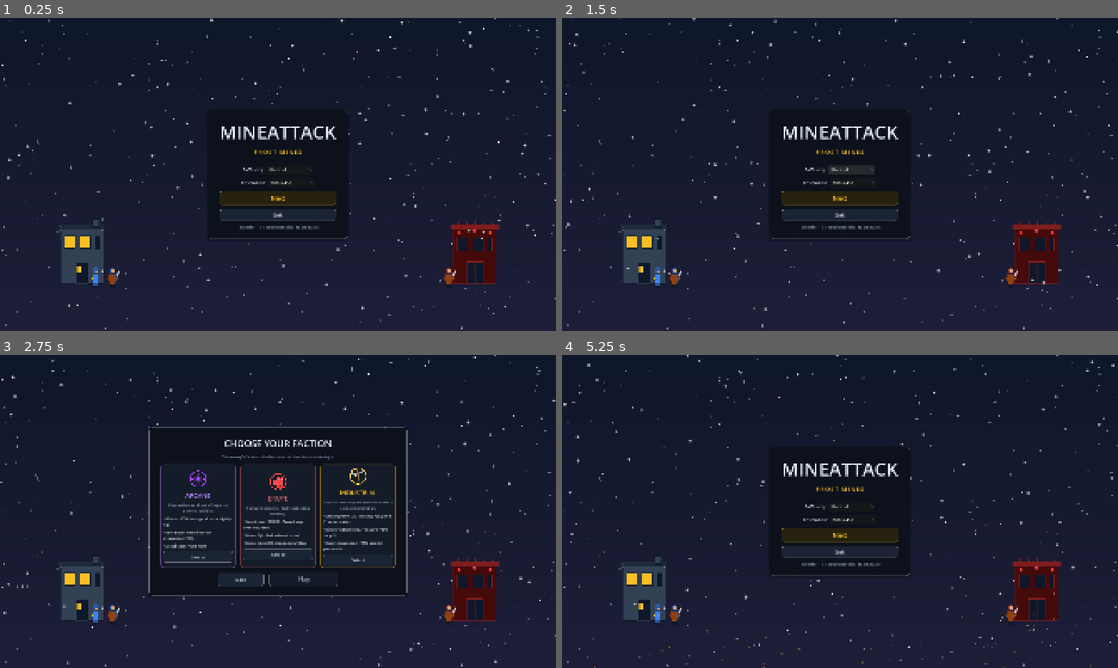
Above: before the commit, frames 1-4 (two rows, left to right).
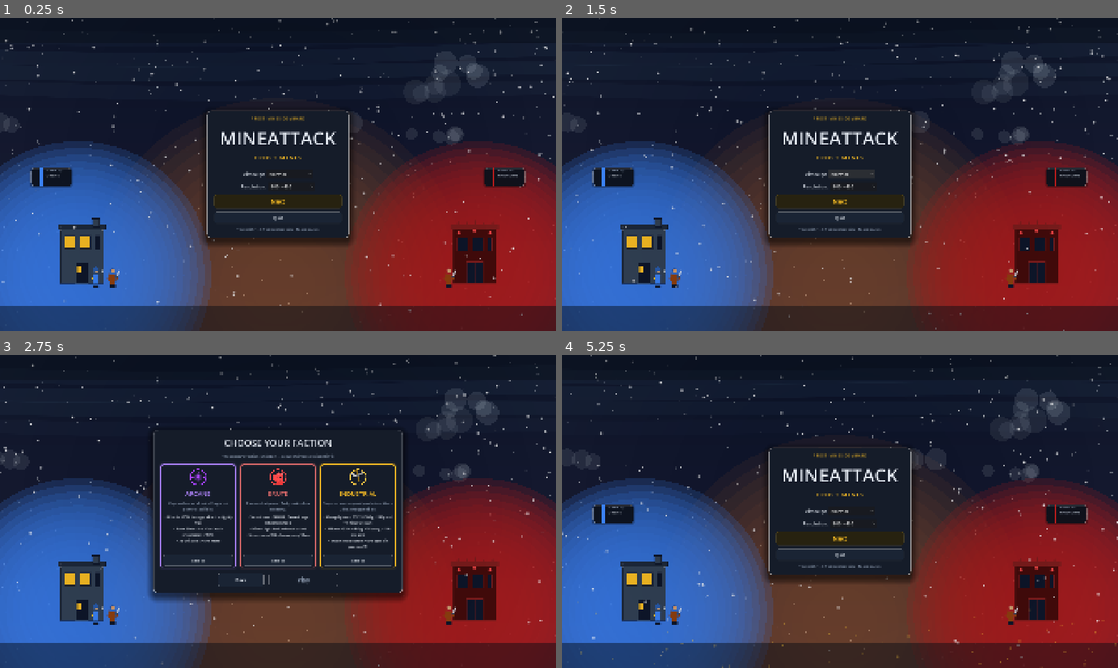
Above: after the commit, the same moments.

Repository: SZaidi00/mine-attack
Game: Godot game, scene res://scenes/ui/main_menu.tscn
The game is run twice, just before and just after one commit, with the same random seed, the same clock (stepped at 60 frames per second) and the same inputs.
Inputs:
- Up to frame 1 (0.25 s): no input
- Up to frame 2 (1.5 s): click "Normal" at 0.5 s; click "Normal" at 1.25 s
- Up to frame 3 (2.75 s): click "Next" at 2 s
- Up to frame 4 (5.25 s): click "Select" at 2.75 s; click "Select" at 3.5 s; click "Select" at 4.25 s; click "Back" at 5 s

The runs differ from the first frame. In frame 1, 50% of the frame differs, in the area x 0-100%, y 0-100%; in frame 2, 50%; in frame 3, 45%; in frame 4, 50%.

Commit message:
update phase 4

Diff:
--- a/scripts/ui/main_menu.gd
+++ b/scripts/ui/main_menu.gd
@@ -1,8 +1,9 @@
 extends Control
 
-## Main menu: night-sky backdrop with falling snow, both bases on the ground
-## strip, and a centered card with title, difficulty / resolution selects,
-## Play / Quit. Revamp Phase 2: shares the frosted-steel token system with HUD.
+## Main menu: command-console card over an enriched frozen-battlefield backdrop.
+## Revamp Phase 4 adds drifting cloud banks, aurora shimmer, distant base glows,
+## volcanic warmth, vignette, and frosted-steel card treatment while preserving
+## the existing title → difficulty → faction → Play flow.
 
 const UIThemeTokens = preload("res://scripts/ui/ui_theme_tokens.gd")
 
@@ -15,14 +16,16 @@
 const _SWORDSMAN_ENEMY: Texture2D = preload("res://frost_mines_assets/units/swordsman_enemy.png")
 
 var _difficulty_option: OptionButton
-# Revamp Phase 2: two-step menu — the main card leads into faction select.
+# Phase 4: two-step menu — the main card leads into faction select.
 var _main_center: CenterContainer
 var _faction_center: CenterContainer
 var _selected_faction_id: String = ""
 var _faction_cards: Dictionary = {}  # faction_id -> PanelContainer
 var _play_button: Button
-# Revamp Phase 7: faction-themed background particles on the select screen
-# (purple sparks / red embers / yellow steam), tinted on selection.
+# Phase 4: command-console side status modules flanking the main card.
+var _left_status: PanelContainer
+var _right_status: PanelContainer
+# Phase 7 (retained): faction-themed background particles on the select screen.
 var _faction_particles: CPUParticles2D
 const _FACTION_PARTICLE_COLORS: Dictionary = {
 	"arcane": Color(0.77, 0.52, 0.99, 0.55),  # purple sparks
@@ -30,15 +33,59 @@
 	"industrial": Color(0.98, 0.79, 0.21, 0.45),  # yellow steam
 }
 
+# Phase 4: animated background state.
+var _atmosphere_time: float = 0.0
+var _cloud_layer: Control
+var _aurora_layer: Control
+var _clouds: Array = []
+
 
 func _ready() -> void:
 	set_anchors_preset(Control.PRESET_FULL_RECT)
+	resized.connect(_on_resized)
 	_build_background()
 	_build_card()
+	_build_side_status()
 	_build_faction_select()
 
 
+func _on_resized() -> void:
+	for child in get_children():
+		if child is TextureRect and child.has_meta("anchor_fraction"):
+			_reposition_sprite(child)
+		elif child is CPUParticles2D and child.name == "MenuSnow":
+			_reposition_snow(child)
+	_reposition_side_status()
+	if is_instance_valid(_faction_particles):
+		_reposition_faction_particles()
+
+
+func _process(delta: float) -> void:
+	_atmosphere_time += delta
+	if is_instance_valid(_cloud_layer):
+		_cloud_layer.queue_redraw()
+	if is_instance_valid(_aurora_layer):
+		_aurora_layer.queue_redraw()
+
+
+# ─── Background layers ───
+
 func _build_background() -> void:
+	# Suggested layer order from the Phase 4 guide:
+	# night sky → volcanic warmth → cloud bank → aurora → base glows →
+	# ground strip → sprites → falling snow → vignette.
+	_add_sky()
+	_add_volcanic_warmth()
+	_add_cloud_bank()
+	_add_aurora()
+	_add_base_glows()
+	_add_ground()
+	_add_sprites()
+	_add_snow()
+	_add_vignette()
+
+
+func _add_sky() -> void:
 	var sky := TextureRect.new()
 	sky.texture = _SKY
 	sky.set_anchors_preset(Control.PRESET_FULL_RECT)
@@ -47,6 +94,8 @@
 	sky.mouse_filter = Control.MOUSE_FILTER_IGNORE
 	add_child(sky)
 
+
+func _add_ground() -> void:
 	var ground := TextureRect.new()
 	ground.texture = _GROUND
 	ground.set_anchors_preset(Control.PRESET_BOTTOM_WIDE)
@@ -56,14 +105,14 @@
 	ground.mouse_filter = Control.MOUSE_FILTER_IGNORE
 	add_child(ground)
 
+
+func _add_sprites() -> void:
 	# Both bases face off on the ground strip: player left, enemy right.
 	_add_sprite(_BUILDING_PLAYER, Vector2(0.10, 1.0), Vector2(180, 240), Vector2(0, -150 - 240))
 	_add_sprite(_MINER_PLAYER, Vector2(0.16, 1.0), Vector2(48, 72), Vector2(0, -150 - 72))
 	_add_sprite(_SWORDSMAN_PLAYER, Vector2(0.19, 1.0), Vector2(48, 72), Vector2(0, -150 - 72))
 	_add_sprite(_BUILDING_ENEMY, Vector2(0.90, 1.0), Vector2(180, 240), Vector2(-180, -150 - 240))
 	_add_sprite(_SWORDSMAN_ENEMY, Vector2(0.82, 1.0), Vector2(48, 72), Vector2(-48, -150 - 72))
-
-	_add_snow()
 
 
 ## Decorative sprite anchored at a relative screen position (fraction of the
@@ -77,8 +126,6 @@
 	rect.size = sprite_size
 	rect.mouse_filter = Control.MOUSE_FILTER_IGNORE
 	add_child(rect)
-	# Position after the parent has a real size (deferred one frame so layout
-	# has run); anchored relative so window resizes keep the composition.
 	rect.set_meta("anchor_fraction", anchor_fraction)
 	rect.set_meta("pixel_offset", offset)
 	_reposition_sprite.call_deferred(rect)
@@ -92,23 +139,169 @@
 	rect.position = size * anchor_fraction + offset
 
 
+func _add_volcanic_warmth() -> void:
+	var warmth := Control.new()
+	warmth.set_anchors_preset(Control.PRESET_FULL_RECT)
+	warmth.mouse_filter = Control.MOUSE_FILTER_IGNORE
+	warmth.draw.connect(_draw_volcanic_warmth.bind(warmth))
+	add_child(warmth)
+
+
+func _draw_volcanic_warmth(ctrl: Control) -> void:
+	var size: Vector2 = ctrl.size
+	var center := Vector2(size.x * 0.5, size.y * 0.86)
+	var radius := size.x * 0.34
+	var steps := 16
+	for i in range(steps):
+		var t: float = i / float(steps)
+		var r: float = radius * (1.0 - t * 0.92)
+		var alpha: float = 0.055 * (1.0 - t)
+		ctrl.draw_circle(center, r, Color(1.0, 0.52, 0.16, alpha))
+
+
+func _add_cloud_bank() -> void:
+	_cloud_layer = Control.new()
+	_cloud_layer.set_anchors_preset(Control.PRESET_FULL_RECT)
+	_cloud_layer.mouse_filter = Control.MOUSE_FILTER_IGNORE
+	_cloud_layer.draw.connect(_draw_cloud_bank)
+	add_child(_cloud_layer)
+	# Pre-seed cloud blobs so _draw stays deterministic and cheap.
+	_clouds.clear()
+	for i in range(6):
+		var blobs: Array = []
+		for j in range(5):
+			blobs.append({
+				"ox": (randf() - 0.5) * 0.85,
+				"oy": (randf() - 0.5) * 0.75,
+				"r": 0.38 + randf() * 0.32,
+			})
+		_clouds.append({
+			"x": randf(),
+			"y": 0.12 + randf() * 0.34,
+			"w": 0.16 + randf() * 0.24,
+			"h": 0.05 + randf() * 0.09,
+			"speed": 0.004 + randf() * 0.005,
+			"alpha": 0.06 + randf() * 0.07,
+			"blobs": blobs,
+		})
+
+
+func _draw_cloud_bank() -> void:
+	if not is_instance_valid(_cloud_layer):
+		return
+	var size: Vector2 = _cloud_layer.size
+	for cloud in _clouds:
+		var t: float = _atmosphere_time * cloud.speed
+		var x: float = fposmod(cloud.x + t, 1.0 + cloud.w) - cloud.w * 0.5
+		var center := Vector2(size.x * x, size.y * cloud.y)
+		var rx: float = size.x * cloud.w * 0.5
+		var ry: float = size.y * cloud.h * 0.5
+		var color := Color(0.89, 0.94, 0.97, cloud.alpha)
+		for blob in cloud.blobs:
+			var pos := center + Vector2(blob.ox * rx, blob.oy * ry)
+			var r: float = min(rx, ry) * blob.r
+			_cloud_layer.draw_circle(pos, r, color)
+
+
+func _add_aurora() -> void:
+	_aurora_layer = Control.new()
+	_aurora_layer.set_anchors_preset(Control.PRESET_FULL_RECT)
+	_aurora_layer.mouse_filter = Control.MOUSE_FILTER_IGNORE
+	_aurora_layer.draw.connect(_draw_aurora)
+	add_child(_aurora_layer)
+
+
+func _draw_aurora() -> void:
+	if not is_instance_valid(_aurora_layer):
+		return
+	var size: Vector2 = _aurora_layer.size
+	var bands := 4
+	for i in range(bands):
+		var base_y: float = size.y * (0.06 + i * 0.055)
+		var sway: float = sin(_atmosphere_time * 0.35 + i * 1.4) * size.y * 0.012
+		var alpha: float = 0.025 + 0.02 * sin(_atmosphere_time * 0.18 + i * 0.9)
+		var color := Color(0.52, 0.78, 0.98, alpha)
+		var points := PackedVector2Array()
+		for p in range(21):
+			var px: float = size.x * (p / 20.0)
+			var py: float = base_y + sway * sin(px / size.x * 2.8 + i)
+			py += sin(px / size.x * 4.5 + _atmosphere_time * 0.25) * size.y * 0.008
+			points.append(Vector2(px, py))
+		_aurora_layer.draw_polyline(points, color, size.y * 0.045, true)
+
+
+func _add_base_glows() -> void:
+	var glow := Control.new()
+	glow.set_anchors_preset(Control.PRESET_FULL_RECT)
+	glow.mouse_filter = Control.MOUSE_FILTER_IGNORE
+	glow.draw.connect(_draw_base_glows.bind(glow))
+	add_child(glow)
+
+
+func _draw_base_glows(ctrl: Control) -> void:
+	var size: Vector2 = ctrl.size
+	_draw_radial_glow(ctrl, Vector2(size.x * 0.14, size.y * 0.82), UIThemeTokens.COLOR_PLAYER, size.x * 0.24, 0.20)
+	_draw_radial_glow(ctrl, Vector2(size.x * 0.86, size.y * 0.82), UIThemeTokens.COLOR_ENEMY, size.x * 0.24, 0.20)
+
+
+func _draw_radial_glow(ctrl: Control, center: Vector2, color: Color, radius: float, max_alpha: float) -> void:
+	var steps := 18
+	for i in range(steps):
+		var t: float = i / float(steps)
+		var r: float = radius * (1.0 - t * 0.92)
+		var alpha: float = max_alpha * (1.0 - t)
+		ctrl.draw_circle(center, r, Color(color.r, color.g, color.b, alpha))
+
+
+func _add_vignette() -> void:
+	var vignette := Control.new()
+	vignette.set_anchors_preset(Control.PRESET_FULL_RECT)
+	vignette.mouse_filter = Control.MOUSE_FILTER_IGNORE
+	vignette.draw.connect(_draw_vignette.bind(vignette))
+	add_child(vignette)
+
+
+func _draw_vignette(ctrl: Control) -> void:
+	var size: Vector2 = ctrl.size
+	var center := size * 0.5
+	var max_d := size.length() * 0.5
+	var steps := 22
+	for i in range(steps):
+		var t: float = i / float(steps)
+		var r: float = max_d * (0.28 + t * 0.72)
+		var alpha: float = 0.012 * t
+		ctrl.draw_circle(center, r, Color(0.03, 0.05, 0.08, alpha))
+	# Top/bottom edge darkening to keep the menu card as the focus.
+	ctrl.draw_rect(Rect2(0, 0, size.x, size.y * 0.08), Color(0.03, 0.05, 0.08, 0.36), true)
+	ctrl.draw_rect(Rect2(0, size.y * 0.92, size.x, size.y * 0.08), Color(0.03, 0.05, 0.08, 0.48), true)
+
+
 func _add_snow() -> void:
 	var snow := CPUParticles2D.new()
-	snow.amount = 200
-	snow.lifetime = 10.0
-	snow.preprocess = 10.0  # Screen is already dusted when the menu appears.
+	snow.name = "MenuSnow"
+	snow.amount = 220
+	snow.lifetime = 9.0
+	snow.preprocess = 9.0  # Screen is already dusted when the menu appears.
 	snow.emission_shape = CPUParticles2D.EMISSION_SHAPE_RECTANGLE
-	snow.emission_rect_extents = Vector2(1400, 8)
+	snow.emission_rect_extents = Vector2(960, 8)
 	snow.direction = Vector2(0, 1)
-	snow.spread = 10.0
-	snow.initial_velocity_min = 35.0
-	snow.initial_velocity_max = 80.0
+	snow.spread = 12.0
+	snow.initial_velocity_min = 40.0
+	snow.initial_velocity_max = 90.0
 	snow.gravity = Vector2(0, 10)
-	snow.scale_amount_min = 0.8
-	snow.scale_amount_max = 2.2
+	snow.scale_amount_min = 0.7
+	snow.scale_amount_max = 2.0
 	snow.texture = _make_soft_dot_texture()
-	snow.position = Vector2(1280, -10)
+	snow.position = Vector2(960, -12)
 	add_child(snow)
+	_reposition_snow.call_deferred(snow)
+
+
+func _reposition_snow(snow: CPUParticles2D) -> void:
+	if not is_instance_valid(snow):
+		return
+	snow.position = Vector2(size.x * 0.5, -12)
+	snow.emission_rect_extents = Vector2(size.x * 0.55, 8)
 
 
 func _make_soft_dot_texture() -> ImageTexture:
@@ -122,6 +315,8 @@
 	return ImageTexture.create_from_image(img)
 
 
+# ─── Main command card ───
+
 func _build_card() -> void:
 	var center := CenterContainer.new()
 	center.set_anchors_preset(Control.PRESET_FULL_RECT)
@@ -130,19 +325,22 @@
 	_main_center = center
 
 	var card := PanelContainer.new()
-	card.custom_minimum_size = Vector2(460, 0)
-	var card_style := UIThemeTokens.make_panel_style()
-	card_style.content_margin_left = 40
-	card_style.content_margin_top = 32
-	card_style.content_margin_right = 40
-	card_style.content_margin_bottom = 32
+	card.custom_minimum_size = Vector2(490, 0)
+	var card_style := UIThemeTokens.make_metal_card_style()
 	card.add_theme_stylebox_override("panel", card_style)
 	center.add_child(card)
 
 	var vbox := VBoxContainer.new()
-	vbox.add_theme_constant_override("separation", 14)
+	vbox.add_theme_constant_override("separation", 12)
 	vbox.alignment = BoxContainer.ALIGNMENT_CENTER
 	card.add_child(vbox)
+
+	var header := Label.new()
+	header.text = "F R O S T   M I N E S   C O M M A N D"
+	header.horizontal_alignment = HORIZONTAL_ALIGNMENT_CENTER
+	header.add_theme_font_size_override("font_size", 11)
+	header.add_theme_color_override("font_color", UIThemeTokens.COLOR_TEXT_GOLD)
+	vbox.add_child(header)
 
 	var title := Label.new()
 	title.text = "MINEATTACK"
@@ -222,8 +420,62 @@
 	parent.add_child(btn)
 
 
-## Step 2 (Revamp Phase 2): three faction cards. The choice is hidden from
-## the opponent — the AI's faction is a secret random pick made on Play.
+# ─── Side status modules ───
+
+func _build_side_status() -> void:
+	_left_status = _make_status_panel("PLAYER HQ", "ONLINE", UIThemeTokens.COLOR_PLAYER)
+	_right_status = _make_status_panel("ENEMY HQ", "UNKNOWN", UIThemeTokens.COLOR_ENEMY)
+	add_child(_left_status)
+	add_child(_right_status)
+	_reposition_side_status.call_deferred()
+
+
+func _make_status_panel(label: String, status: String, color: Color) -> PanelContainer:
+	var panel := PanelContainer.new()
+	panel.custom_minimum_size = Vector2(142, 62)
+	panel.add_theme_stylebox_override("panel", UIThemeTokens.make_panel_style())
+	panel.mouse_filter = Control.MOUSE_FILTER_PASS
+
+	var hbox := HBoxContainer.new()
+	hbox.add_theme_constant_override("separation", 10)
+	hbox.alignment = BoxContainer.ALIGNMENT_CENTER
+	panel.add_child(hbox)
+
+	var light := ColorRect.new()
+	light.custom_minimum_size = Vector2(10, 10)
+	light.color = color
+	hbox.add_child(light)
+
+	var vbox := VBoxContainer.new()
+	vbox.add_theme_constant_override("separation", 2)
+	hbox.add_child(vbox)
+
+	var top := Label.new()
+	top.text = label
+	top.add_theme_font_size_override("font_size", 10)
+	top.add_theme_color_override("font_color", UIThemeTokens.COLOR_TEXT_DIM)
+	vbox.add_child(top)
+
+	var bot := Label.new()
+	bot.text = status
+	bot.add_theme_font_size_override("font_size", 12)
+	bot.add_theme_color_override("font_color", UIThemeTokens.COLOR_TEXT_PRIMARY)
+	bot.add_theme_color_override("font_outline_color", Color("#0b1120"))
+	bot.add_theme_constant_override("outline_size", 4)
+	vbox.add_child(bot)
+	return panel
+
+
+func _reposition_side_status() -> void:
+	if not is_instance_valid(_left_status) or not is_instance_valid(_right_status):
+		return
+	var y: float = size.y * 0.48
+	_left_status.position = Vector2(size.x * 0.055, y)
+	_right_status.position = Vector2(size.x * 0.945 - _right_status.size.x, y)
+
+
+# ─── Faction select ───
+
 func _build_faction_select() -> void:
 	var center := CenterContainer.new()
 	center.set_anchors_preset(Control.PRESET_FULL_RECT)
@@ -233,11 +485,7 @@
 	_faction_center = center
 
 	var card := PanelContainer.new()
-	var card_style := UIThemeTokens.make_panel_style()
-	card_style.content_margin_left = 40
-	card_style.content_margin_top = 32
-	card_style.content_margin_right = 40
-	card_style.content_margin_bottom = 32
+	var card_style := UIThemeTokens.make_metal_card_style()
 	card.add_theme_stylebox_override("panel", card_style)
 	center.add_child(card)
 
@@ -304,7 +552,7 @@
 
 func _build_faction_card(faction: FactionData) -> PanelContainer:
 	var panel := PanelContainer.new()
-	panel.custom_minimum_size = Vector2(260, 320)
+	panel.custom_minimum_size = Vector2(260, 340)
 	panel.add_theme_stylebox_override("panel", UIThemeTokens.make_faction_card_style(faction.menu_color, false))
 	_faction_cards[faction.faction_id] = panel
 
@@ -338,14 +586,25 @@
 	desc.mouse_filter = Control.MOUSE_FILTER_IGNORE
 	vbox.add_child(desc)
 
+	var bullets := VBoxContainer.new()
+	bullets.add_theme_constant_override("separation", 4)
+	bullets.alignment = BoxContainer.ALIGNMENT_CENTER
+	vbox.add_child(bullets)
+
 	for highlight: String in faction.highlights:
 		var bullet := Label.new()
 		bullet.text = "• " + highlight
 		bullet.autowrap_mode = TextServer.AUTOWRAP_WORD_SMART
+		bullet.horizontal_alignment = HORIZONTAL_ALIGNMENT_CENTER
 		bullet.add_theme_font_size_override("font_size", 12)
 		bullet.add_theme_color_override("font_color", UIThemeTokens.COLOR_TEXT_PRIMARY)
 		bullet.mouse_filter = Control.MOUSE_FILTER_IGNORE
-		vbox.add_child(bullet)
+		bullets.add_child(bullet)
+
+	# Push the Select button to the bottom so all cards share the same structure.
+	var spacer := Control.new()
+	spacer.size_flags_vertical = Control.SIZE_EXPAND_FILL
+	vbox.add_child(spacer)
 
 	var select := Button.new()
 	select.text = "Select"
@@ -358,15 +617,16 @@
 	return panel
 
 
-## Revamp Phase 7: subtle faction-colored motes rising from the bottom edge
-## while the faction select screen is open; tinted by the current pick.
+## Faction-colored motes rising from the bottom edge while the faction select
+## screen is open; tinted by the current pick.
 func _build_faction_particles() -> void:
 	_faction_particles = CPUParticles2D.new()
+	_faction_particles.name = "FactionParticles"
 	_faction_particles.amount = 60
 	_faction_particles.lifetime = 5.0
 	_faction_particles.preprocess = 5.0  # Already drifting when the screen opens.
 	_faction_particles.emission_shape = CPUParticles2D.EMISSION_SHAPE_RECTANGLE
-	_faction_particles.emission_rect_extents = Vector2(1400, 8)
+	_faction_particles.emission_rect_extents = Vector2(960, 8)
 	_faction_particles.direction = Vector2(0, -1)
 	_faction_particles.spread = 15.0
 	_faction_particles.initial_velocity_min = 12.0
@@ -395,7 +655,11 @@
 	_selected_faction_id = faction_id
 	for id: String in _faction_cards:
 		var faction: FactionData = FactionManager.FACTIONS[id]
-		_faction_cards[id].add_theme_stylebox_override("panel", UIThemeTokens.make_faction_card_style(faction.menu_color, id == faction_id))
+		var selected := id == faction_id
+		_faction_cards[id].add_theme_stylebox_override("panel", UIThemeTokens.make_faction_card_style(faction.menu_color, selected))
+		# Dim unselected cards so the active choice pops.
+		var contents: VBoxContainer = _faction_cards[id].get_child(0)
+		contents.modulate = Color.WHITE if selected else Color(0.80, 0.80, 0.84, 1.0)
 	if _play_button != null:
 		_play_button.disabled = false
 	if _faction_particles != null:
@@ -405,6 +669,8 @@
 
 func _show_faction_select() -> void:
 	_main_center.visible = false
+	_left_status.visible = false
+	_right_status.visible = false
 	_faction_center.visible = true
 	_reposition_faction_particles()
 	_faction_particles.emitting = _selected_faction_id != ""
@@ -412,8 +678,11 @@
 
 func _show_main_card() -> void:
 	_faction_center.visible = false
+	_faction_particles.emitting = false
 	_main_center.visible = true
-	_faction_particles.emitting = false
+	_left_status.visible = true
+	_right_status.visible = true
+	_reposition_side_status()
 
 
 func _on_play() -> void:
--- a/scripts/ui/ui_theme_tokens.gd
+++ b/scripts/ui/ui_theme_tokens.gd
@@ -93,6 +93,28 @@
 	style.shadow_color = Color(0.0, 0.0, 0.0, 0.35)
 	style.shadow_size = 6
 	style.shadow_offset = Vector2(0.0, 2.0)
+	return style
+
+
+## Stamped-metal command-console card used by the main menu. Frosted top rim,
+## inset bottom shadow, and a heavy outer shadow so it floats over the animated
+## battlefield backdrop.
+static func make_metal_card_style() -> StyleBoxFlat:
+	var style := StyleBoxFlat.new()
+	style.set_corner_radius_all(14)
+	style.set_border_width_all(1)
+	# Frosted rim highlight (StyleBoxFlat uses one border color for all sides).
+	style.border_color = Color(1.0, 1.0, 1.0, 0.20)
+	# Thicker top edge to read as a stamped-steel lip.
+	style.border_width_top = 2
+	style.bg_color = Color("#151c29")
+	style.shadow_color = Color(0.0, 0.0, 0.0, 0.52)
+	style.shadow_size = 26
+	style.shadow_offset = Vector2(0.0, 10.0)
+	style.content_margin_left = PANEL_PADDING + 10
+	style.content_margin_top = PANEL_PADDING + 8
+	style.content_margin_right = PANEL_PADDING + 10
+	style.content_margin_bottom = PANEL_PADDING + 8
 	return style
 
 
@@ -296,15 +318,21 @@
 static func make_faction_card_style(faction_color: Color, selected: bool) -> StyleBoxFlat:
 	var style := StyleBoxFlat.new()
 	style.set_corner_radius_all(RADIUS_PANEL)
-	style.set_border_width_all(3 if selected else 1)
+	style.set_border_width_all(1)
+	# Prominent faction-color bar across the top edge (heraldry accent).
+	style.border_width_top = 6
 	style.bg_color = Color("#151c29") if not selected else Color("#1c2434")
-	style.border_color = faction_color.darkened(0.5)
+	# StyleBoxFlat has a single border color, so the top bar and side borders
+	# share the faction hue (or gold when selected).
+	style.border_color = faction_color if not selected else COLOR_TEXT_GOLD
 	if selected:
-		style.border_color = COLOR_TEXT_GOLD
 		style.shadow_color = Color(COLOR_TEXT_GOLD.r, COLOR_TEXT_GOLD.g, COLOR_TEXT_GOLD.b, 0.35)
 		style.shadow_size = 18
+	else:
+		style.shadow_color = Color(faction_color.r, faction_color.g, faction_color.b, 0.10)
+		style.shadow_size = 8
 	style.content_margin_left = DENSE_PADDING
-	style.content_margin_top = DENSE_PADDING
+	style.content_margin_top = DENSE_PADDING + 6
 	style.content_margin_right = DENSE_PADDING
 	style.content_margin_bottom = DENSE_PADDING
 	return style
